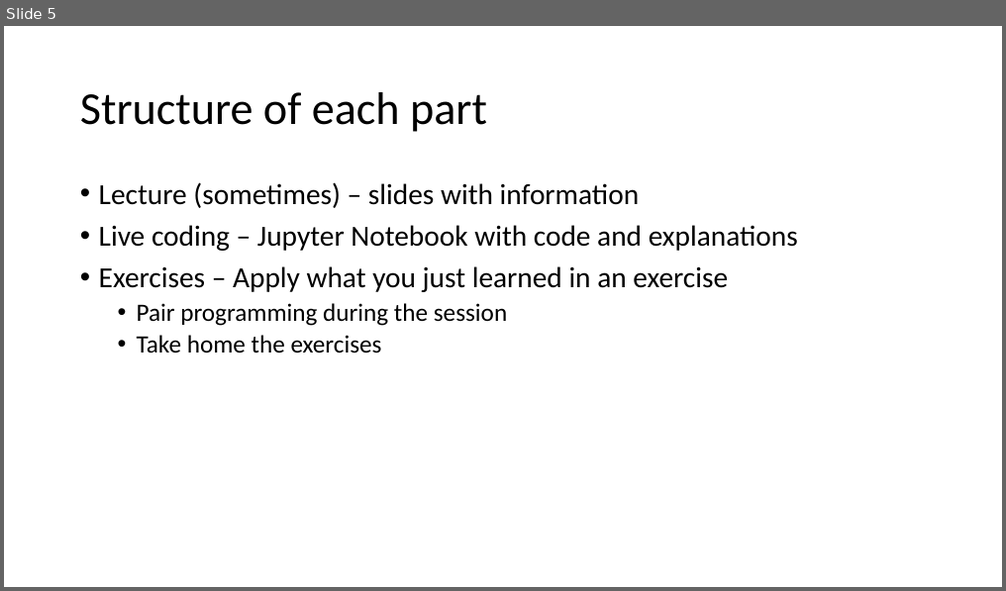
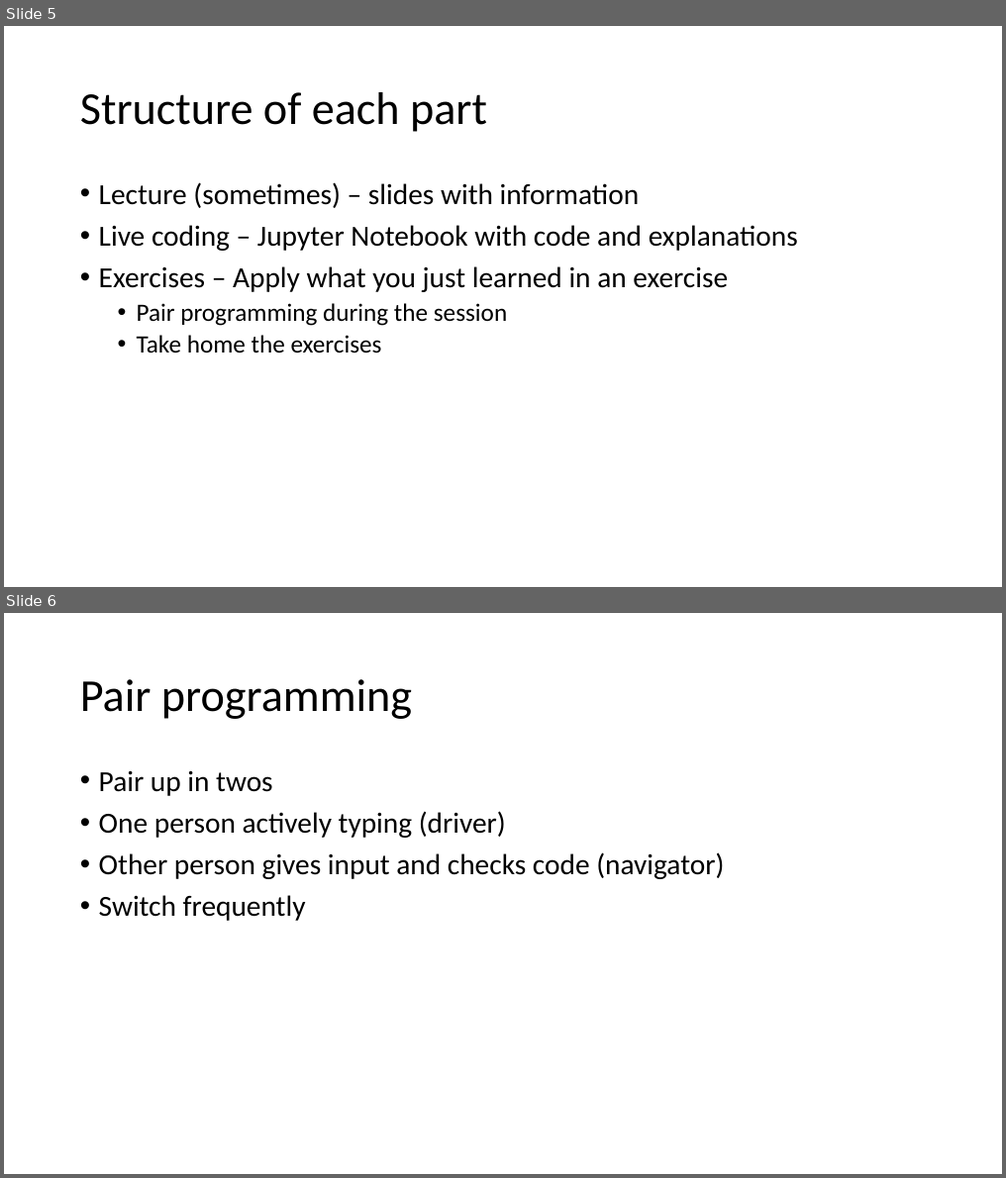
Before and after one commit to DoriMG/SN_python_course, a slide deck: Jan 2020/lectures/0_introduction.pptx. Shown one above the other, each under a label of ours: slide 5 before the commit, slides 5 and 6 after it. The pictures are 1006x591 and 1006x1178 pixels, drawn with LibreOffice and Linux fonts; fonts in the diff are those of the drawing. Boxes give left, top, right and bottom in pixels: in the first picture for what was removed or moved away, otherwise in the second. Text is boxed around its words. In the diff, an @@ line names an element or a change of style, - is before the commit and + after.

```diff
--- a/Jan 2020/lectures/0_introduction.pptx
+++ b/Jan 2020/lectures/0_introduction.pptx
@@ slide 6 added at [4, 613, 1002, 1174], background #FFFFFF @@
@@ title added at [80, 679, 412, 719], 44 pt, text #000000 @@
+Pair programming
@@ text added at [99, 770, 724, 921], 28 pt, text #000000 @@
+• Pair up in twos
+• One person actively typing (driver)
+• Other person gives input and checks code (navigator)
+• Switch frequently
```
Also in this commit, not shown: 1 slide changed, 4 other files.
